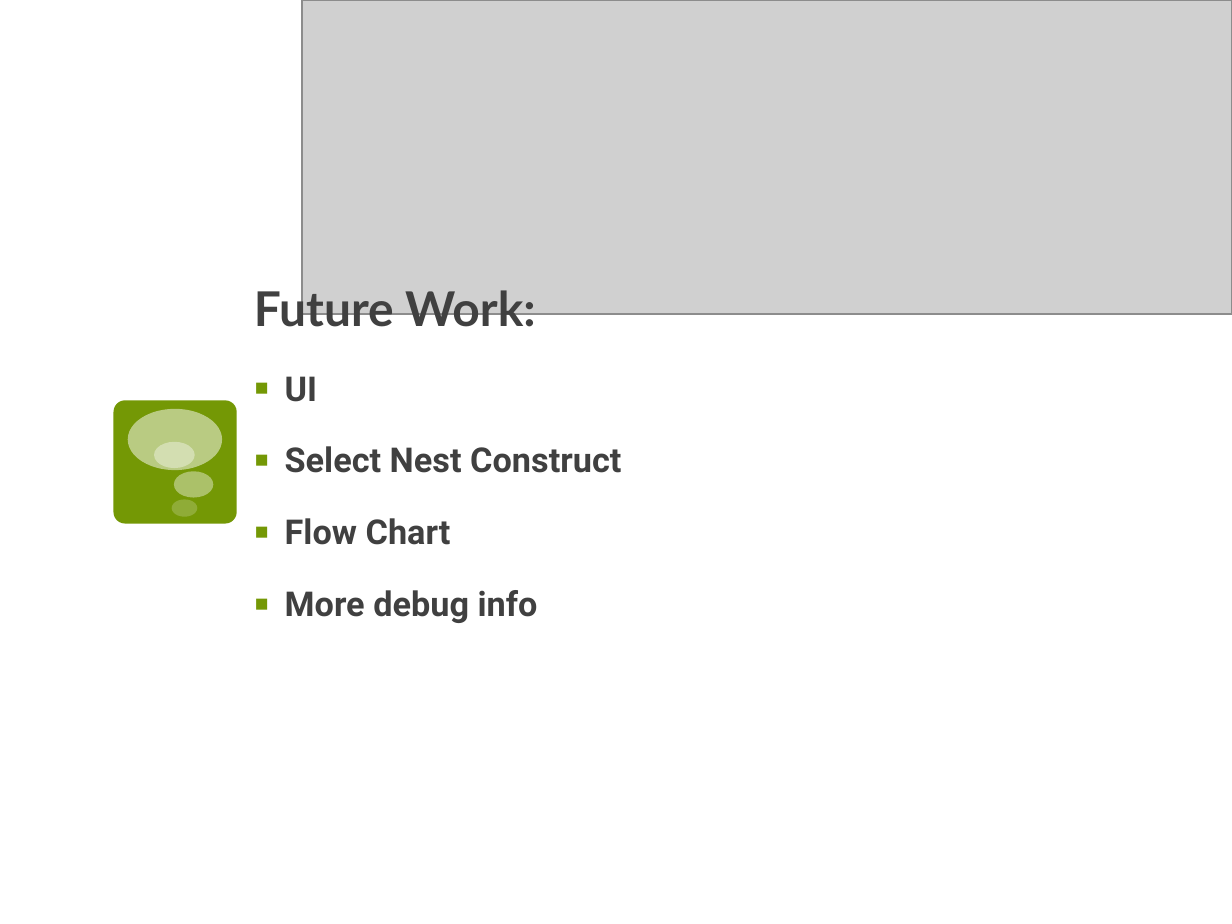
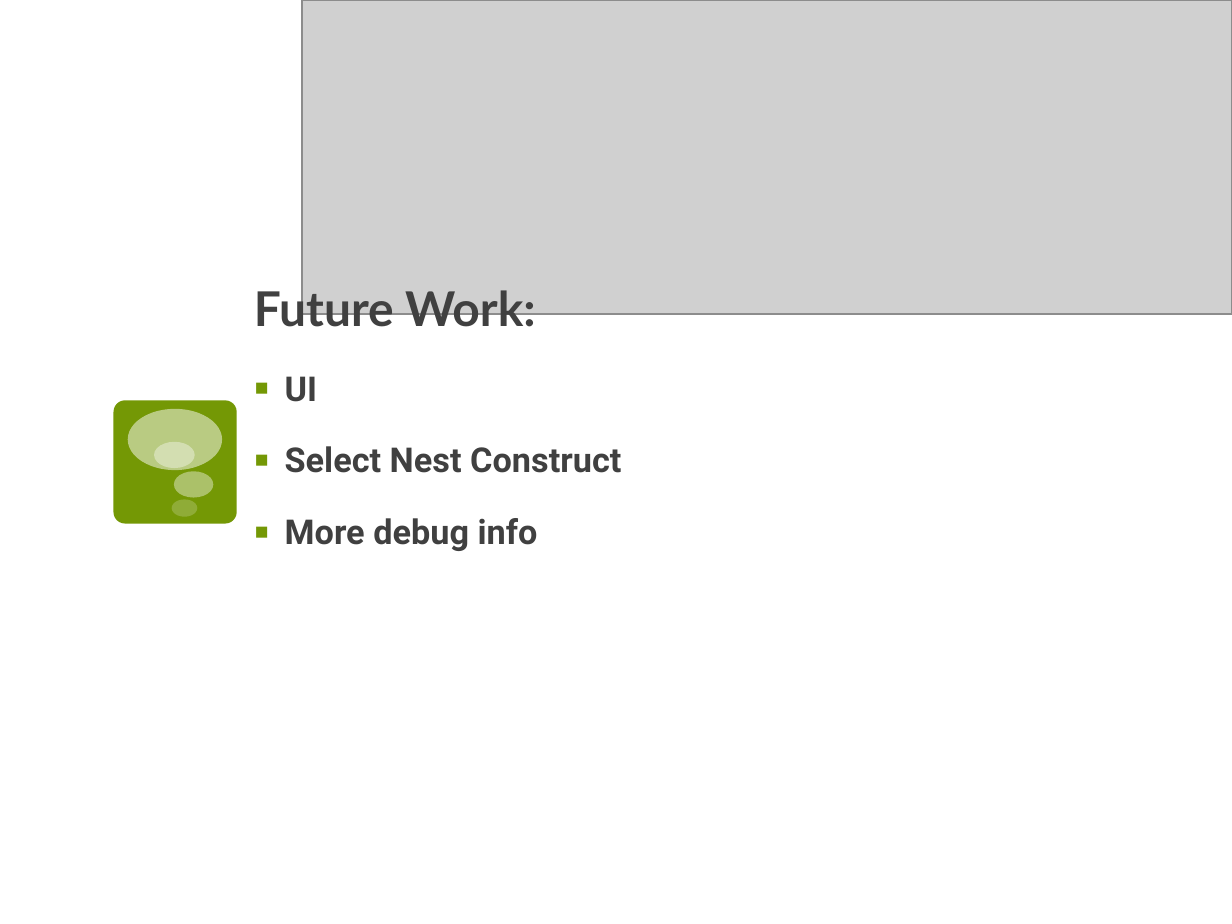
Before and after one commit to geniousisme/PySQL, a slide deck: slide 14 of PySQL_Intro.pptx (slide 6 before the commit). Drawn at 1232x924 pixels with LibreOffice and Linux fonts; fonts in the diff are those of the drawing; grey boxes stand for pictures. Boxes give left, top, right and bottom in pixels: in the first picture for what was removed or moved away, otherwise in the second. Text is boxed around its words. In the diff, an @@ line names an element or a change of style, - is before the commit and + after.

```diff
--- a/PySQL_Intro.pptx
+++ b/PySQL_Intro.pptx
@@ text at <box>285,518,451,545</box>: paragraph removed @@
-▪ Flow Chart
```
Also in this commit, not shown: 2 other slides changed, 8 slides added, 20 other files.
